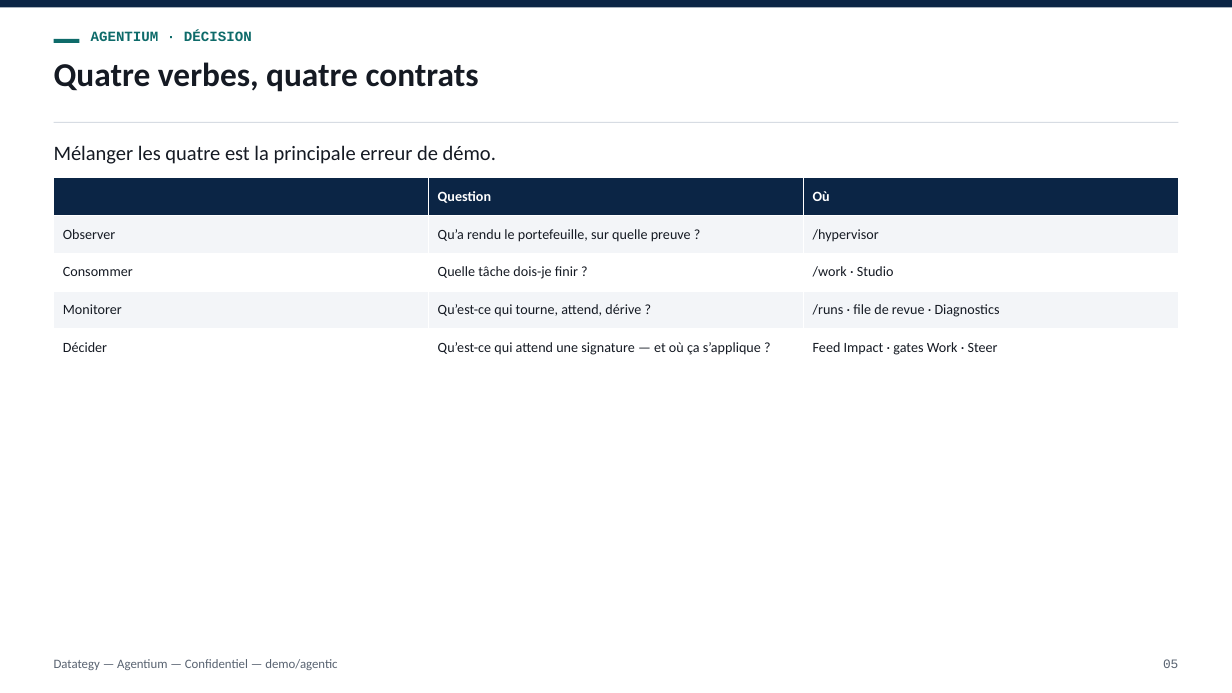
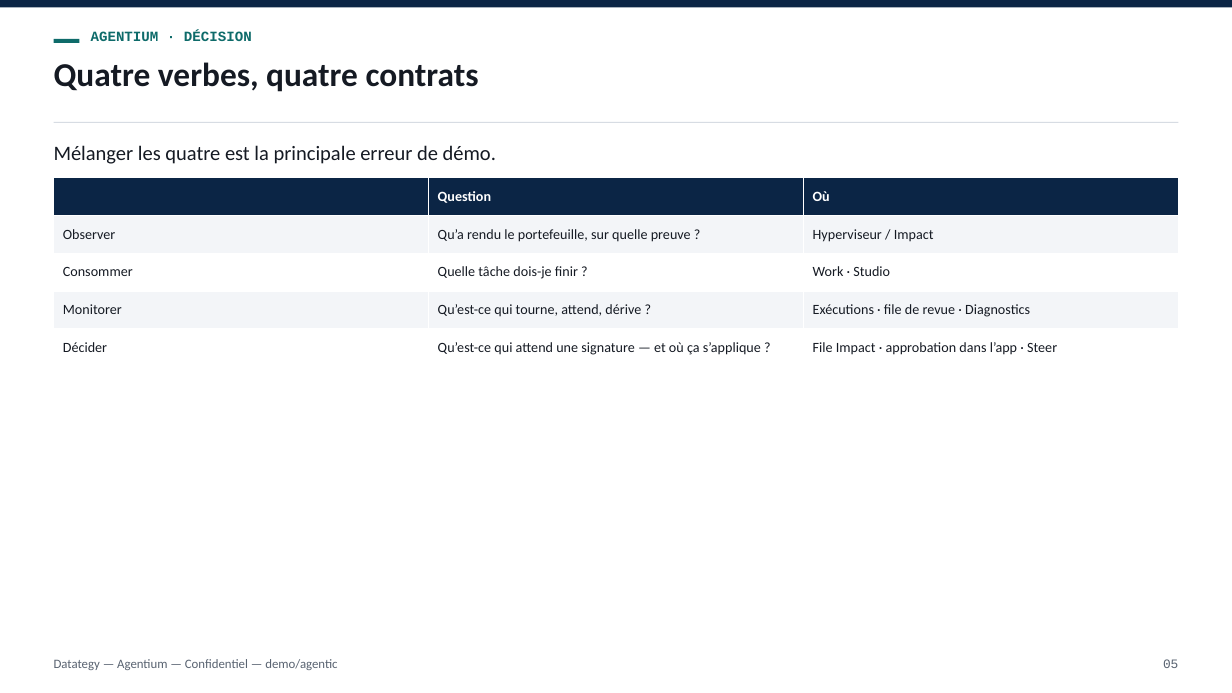
Before and after one commit to tishacian/hyusai, a slide deck: slide 5 of docs/deck-agentium-decision-adoption.fr.pptx. Drawn at 1232x693 pixels with LibreOffice and Linux fonts; fonts in the diff are those of the drawing. Boxes give left, top, right and bottom in pixels: in the first picture for what was removed or moved away, otherwise in the second. Text is boxed around its words. In the diff, an @@ line names an element or a change of style, - is before the commit and + after.

```diff
--- a/docs/deck-agentium-decision-adoption.fr.pptx
+++ b/docs/deck-agentium-decision-adoption.fr.pptx
@@ table at box(54, 177, 1179, 367) @@
-row 2, column 3: /hypervisor
+row 2, column 3: Hyperviseur / Impact
-row 3, column 3: /work · Studio
+row 3, column 3: Work · Studio
-row 4, column 3: /runs · file de revue · Diagnostics
+row 4, column 3: Exécutions · file de revue · Diagnostics
-row 5, column 3: Feed Impact · gates Work · Steer
+row 5, column 3: File Impact · approbation dans l’app · Steer
```
Also in this commit, not shown: 12 other slides changed, 16 other files.
